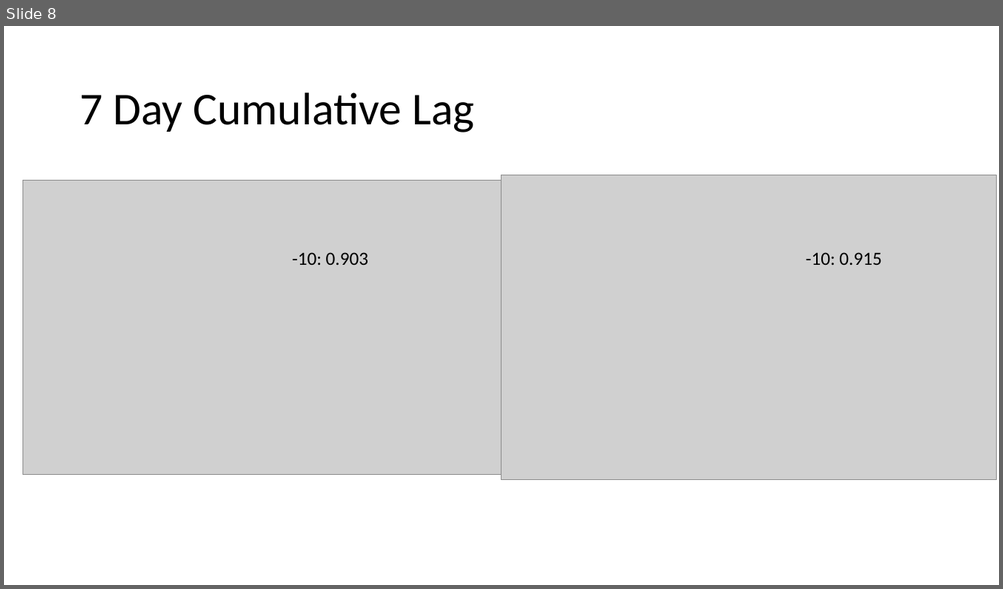
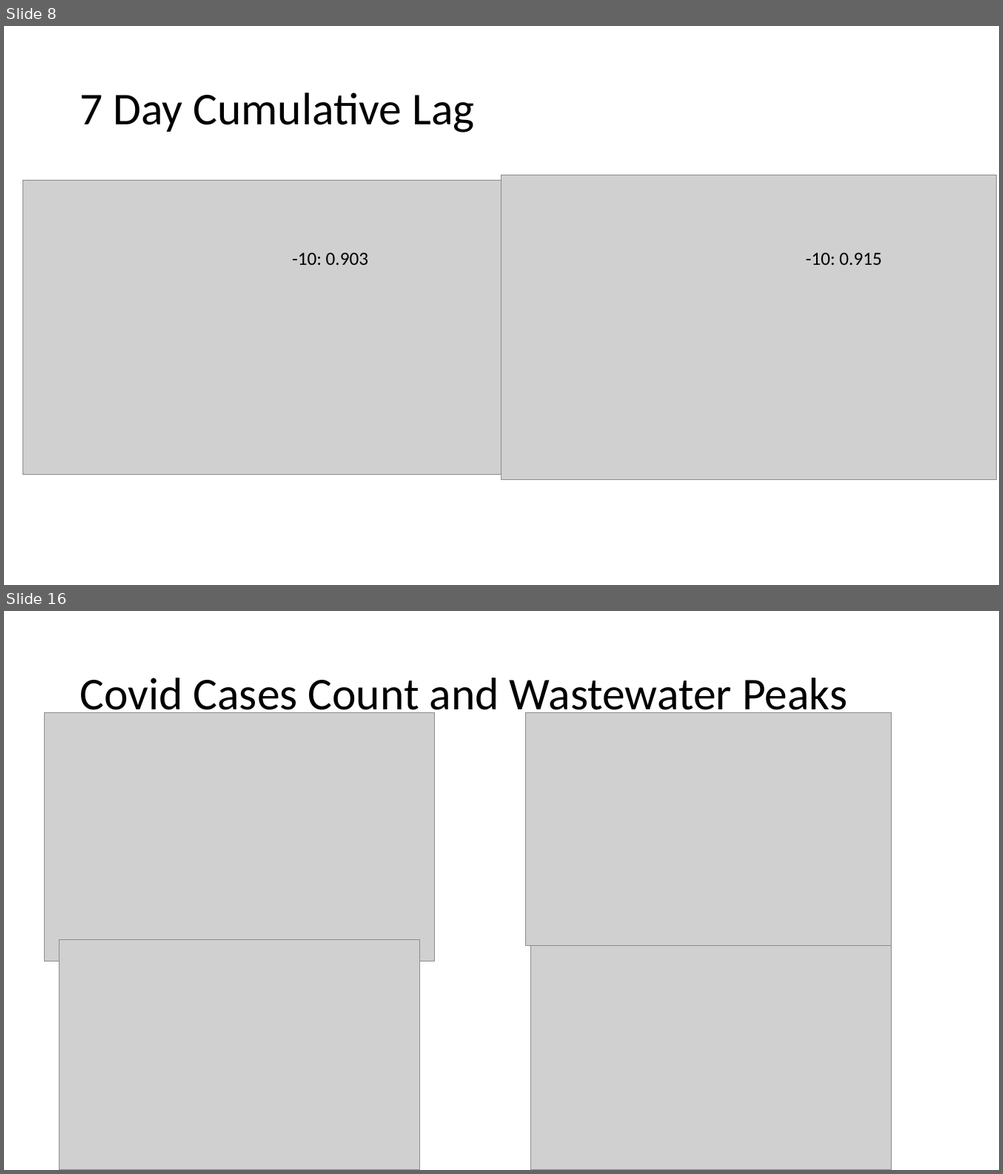
Before and after one commit to YJZhang77/Covid-git, a slide deck: results.pptx. Shown one above the other, each under a label of ours: slide 8 before the commit, slides 8 and 16 after it; the slides between them are not shown. The pictures are 1003x589 and 1003x1174 pixels, drawn with LibreOffice and Linux fonts; fonts in the diff are those of the drawing; grey boxes stand for pictures. Boxes give left, top, right and bottom in pixels: in the first picture for what was removed or moved away, otherwise in the second. Text is boxed around its words. In the diff, an @@ line names an element or a change of style, - is before the commit and + after.

```diff
--- a/results.pptx
+++ b/results.pptx
@@ slide 16 added at (4,611,999,1170), background #FFFFFF @@
@@ title added at (79,678,847,721), 44 pt, text #000000 @@
+Covid Cases Count and Wastewater Peaks
@@ picture added at (44,712,434,961) @@
@@ picture added at (526,712,892,946) @@
@@ picture added at (60,940,420,1170) @@
@@ picture added at (531,940,891,1170) @@
```
Also in this commit, not shown: 1 slide changed, 14 other slides added, 1 other file.
